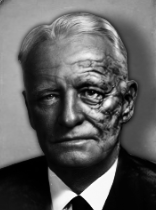
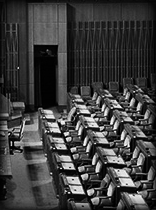
Layered file, before and after one edit (156×210). Changes by layer:
added layer "Layer 12" above "Layer 11" over left=0, top=0, right=156, bottom=210
hid "Layer 11" over left=0, top=11, right=156, bottom=210
